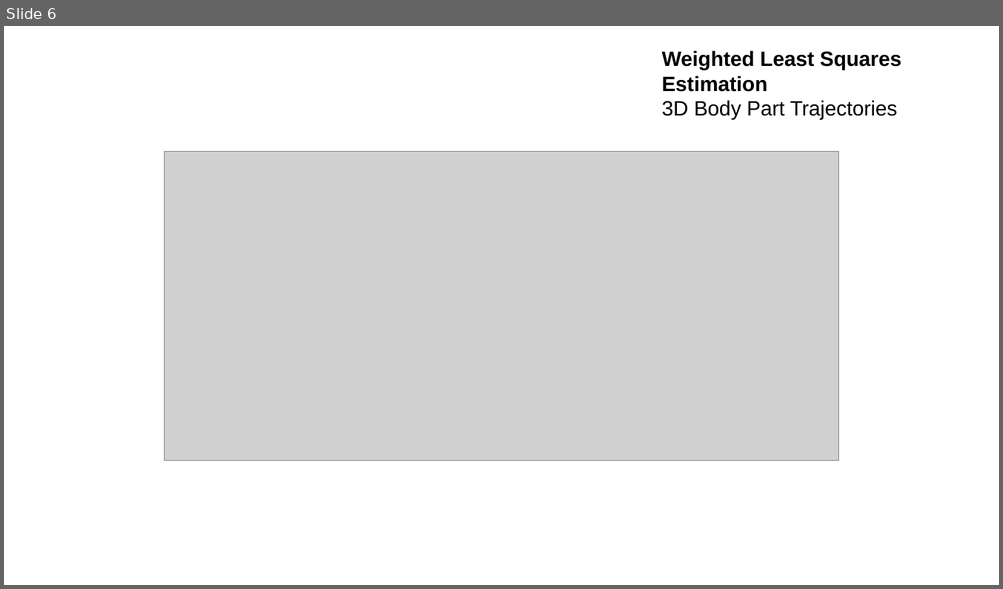
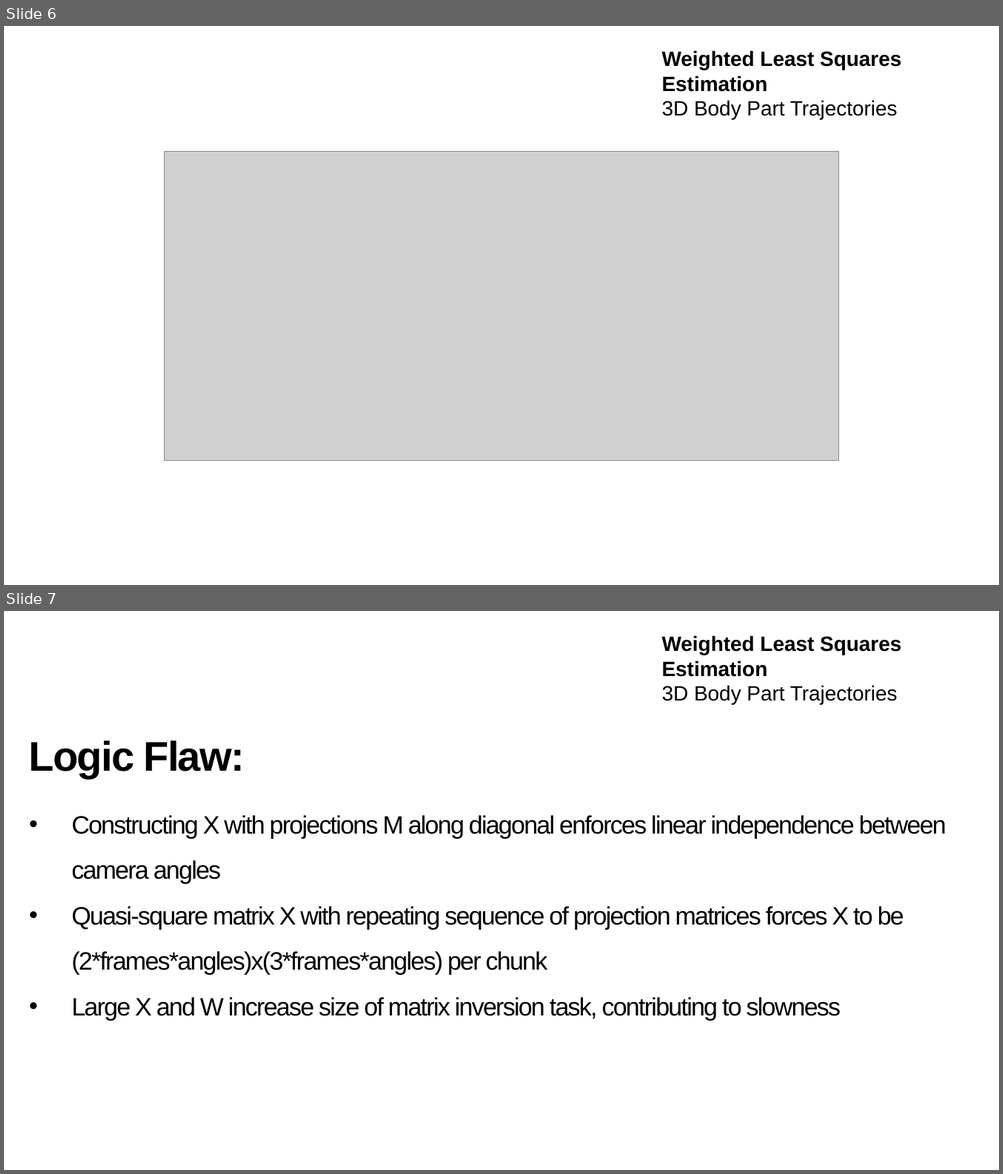
Before and after one commit to neekonsu/POSE_EVENT_MARK, a slide deck: wls_gated_dlc_triangulation/Weighted_Least_Squares.pptx. Shown one above the other, each under a label of ours: slide 6 before the commit, slides 6 and 7 after it. The pictures are 1003x589 and 1003x1174 pixels, drawn with LibreOffice and Linux fonts; fonts in the diff are those of the drawing; grey boxes stand for pictures; background and template pictures are left out. Boxes give left, top, right and bottom in pixels: in the first picture for what was removed or moved away, otherwise in the second. Text is boxed around its words. In the diff, an @@ line names an element or a change of style, - is before the commit and + after.

```diff
--- a/wls_gated_dlc_triangulation/Weighted_Least_Squares.pptx
+++ b/wls_gated_dlc_triangulation/Weighted_Least_Squares.pptx
@@ slide 7 added at [4, 611, 999, 1170], background picture (left out) @@
@@ title added at [662, 635, 901, 704], 33 pt, text #000000, bold @@
+Weighted Least Squares Estimation
+3D Body Part Trajectories
@@ text added at [29, 741, 946, 1021], 40 pt, text #000000 @@
+Logic Flaw:
+• Constructing X with projections M along diagonal enforces linear independence between camera angles
+• Quasi-square matrix X with repeating sequence of projection matrices forces X to be (2*frames*angles)x(3*frames*angles) per chunk
+• Large X and W increase size of matrix inversion task, contributing to slowness
```
Also in this commit, not shown: 4 slides changed, 1 other slide added, 18 other files.
